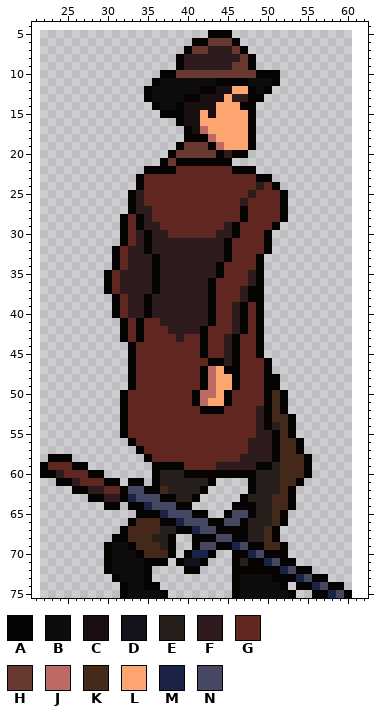
Sprite sheet -- img/player/death/1.png. Above, as it was before the edit.
The file is 39x71 pixels. Colours within 5 levels of each other are drawn and written as one. Shown: x 21..62, y 4..75. The old version is drawn lined up with the new one, on the new canvas.
Palette (. is transparent): A #050403  B #0e0c0c  C #190f10  D #14121d  E #271f1b  F #2d1b1e  G #612721  H #673931  J #bd6a62  K #452a1b  L #fca570  M #1b2447  N #464762
Pixels before (only the part around the change), first column x 21:
 4 ..........................................
 5 ......................AAA.................
 6 ....................AAHHHA................
 7 ...................AHHFFFHA...............
 8 ..................AFFFFFFFHA..............
 9 ..................AFFFFFFHHA..............
10 ................AAHHHHHHHHHHAAA...........
11 ...............ABBBBBBBAAAABBBA...........
12 ..............ABBBBBBAACCLLABA............
13 ..............ABBBBAACCCLFFAA.............
14 ...............ABBACCCCLLLAA..............
15 ................AAACCLCLLLLA..............
16 ..................ACCLLLLLLA..............
17 ...................ACJLLLLLA..............
18 ...................AAAJLLLLA..............
19 ..................AHHHAJLLLA..............
20 .................AHHHHHAFAA...............
21 ................AHAAAAAAA.................
22 ..............AAAAGGGGGGGAAA..............
23 .............AGGGGGGGGGGGGGGAA............
24 .............AGGGGGGGGGGGGGGFGA...........
25 ............AFGGGGGGGGGGGGGFGGGA..........
26 ............AFGGGGGGGGGGGGFGGGGA..........
27 ............AFFGGGGGGGGGGGAGGGGA..........
28 ...........AGAFGGGGGGGGGGGAGGGGA..........
29 ...........AGAFFGGGGGGGGFAGGGGA...........
30 ...........AGFAFFGGGGGGFFAGGGA............
31 ...........AGFAFFFFFFFFFAGGGGA............
32 ..........AGFFAFFFFFFFFFAGGGGA............
33 ..........AGFFFAFFFFFFFFAGGGA.............
34 ..........AGFFFAFFFFFFFAGGGGA.............
35 .........AGFFFFAFFFFFFFAGGGFA.............
36 .........AGFFFFAFFFFFFAGGGGFA.............
37 .........AGFFFFAFFFFFFAGGGFAA.............
38 ..........AGFFAFFFFFFFAGGGFAA.............
39 ..........AGFFAFFFFFFFAGGFAGA.............
40 ..........AGFFAFFFFFFFAGGFAGA.............
41 ...........AGAGGFFFFFFAGGFAGA.............
42 ...........AGAGGGFFFFAGGGFAGA.............
43 ...........AGAGGGGFGGAGGFAGGA.............
44 ............AGGGGGGGGAGGFAGGA.............
45 ............AGGGGGGGGAGGFAGGA.............
46 ............AGGGGGGGGGAAFAGGGA............
47 ............AGGGGGGGGAJLAAGGGA............
48 ............AGGGGGGGGAJLLAGGGAA...........
49 ............AGGGGGGGGAJLLAGGGAA...........
50 ...........AGGGGGGGGAJJLAGGGGAKA..........
51 ...........AGGGGGGGGAJLLAGGGGAKA..........
52 ...........AGGGGGGGGGAAAGGGGFAKA..........
53 ...........AGGGGGGGGGGGGGGGGFAKKA.........
54 ...........AGGGGGGGGGGGGGGGGFAEKA.........
55 ...........AGGGGGGGGGGGGGGGGFFAKA.........
56 ............AGGGGGGGGGGGGGGFFFAKKA........
57 .............AGGGGGGGGGGGGGFFFAKKA........
58 ..AAA.........AGGGGGGGGGGGFFFFAKKKA.......
59 .AGGGAA........AAAAGGGGFFFFFAAEKKKA.......
60 .AAFGGGAA......AEEEAAAAAAAAAEEEKKKA.......
61 ...AAFGGGAA.AA.AEEEEEEA....AEEEKKA........
62 .....AAFFGGANNAAKEEEEA.....AEEEKA.........
63 .......AAFFAMNNNAAEEA.....AEEEKKA.........
64 .........AA.AAMNNNAA.....AAAEEKKA.........
65 .............AAAMNNNAA..ANNAEEKA..........
66 ............AKKKAAMNNNAANNAEEEKA..........
67 ...........AKKKKEEAAMNNAAAAEEKA...........
68 ..........AAKKKEEA..AAANNAAEEKA...........
69 .........ABBAKKKEA..ANNAAMNAAKKA..........
70 .........ABBBAKKKA.AMMA..AAMNAAA..........
71 .........ABBBBAAA.ADDA...AEAAMNAA.........
72 .........ABBBBA....AA....AAAAAAMNAA.......
73 ..........ABBBA..........ABBBBAAAMNAA.....
74 ...........ABBAA.........ABBBBBA.AAMNAA...
75 ...........ABBBBA........ABBBBBBA..AAMNA..
After:
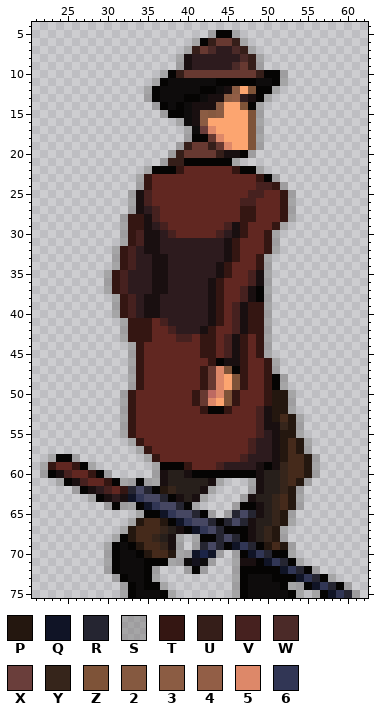
Colours new in this view: P #24170f  Q #101426  R #252531  S #7f7e7e82  T #341612  U #351e19  V #46211f  W #4b2a28  X #6a3e3b  Y #36251b  Z #7e5338  2 #855940  3 #8b5c43  4 #925e46  5 #dd8869  6 #313655
Diff:
canvas 39x71 -> 89x76, the old top-left corner now at 22,5
Changed rows in their new state; - is an unchanged pixel.
first column x 22:
 5 ---------------------S--S---------------
 6 -------------------S-U--US--------------
 7 ------------------SU-W--WUS-------------
 8 -----------------SC------WUS------------
 9 -----------------SC-----W-US------------
10 ---------------S-U---------U--S---------
11 --------------SA----------A---S---------
12 -------------SA-------B-3-ZA-S----------
13 -------------SA-----B--34-C-S-----------
14 --------------SA--B---3--Z-S------------
15 ---------------S--B-323---ZS------------
16 -----------------SB-3-----ZS------------
17 ------------------SBX5----ZS------------
18 ------------------S--H5---ZS------------
19 -----------------SU--UH5--ZS------------
20 ----------------SU----UCC-S-------------
21 ---------------SUU------S---------------
22 -------------S---T------T--S------------
23 ------------ST-------------T-S----------
24 ------------ST-------------VVTS---------
25 -----------SCV------------VV--TS--------
26 -----------SCV-----------VV---TS--------
27 -----------SC-V----------TT---TS--------
28 ----------STTCV----------TT---TS--------
29 ----------STTC-V-------VCT---TS---------
30 ----------STVCC-V-----V-CT--TS----------
31 ----------STVCC--------CT---TS----------
32 ---------STV-CC--------CT---TS----------
33 ---------STV--CC-------CT--TS-----------
34 ---------STV--CC------CT---TS-----------
35 --------STV---CC------CT--VCS-----------
36 --------STV---CC-----CT---VCS-----------
37 --------STV---CC-----CT--VC-S-----------
38 ---------STV-CC------CT--VC-S-----------
39 ---------STV-CC------CT-VCTTS-----------
40 ---------STV-CC------CT-VCTTS-----------
41 ----------STTT-V-----CT-VCTTS-----------
42 ----------STTT--V---CT--VCTTS-----------
43 ----------STTT---VV-TT-VCT-TS-----------
44 -----------ST-------TT-VCT-TS-----------
45 -----------ST-------TT-VCT-TS-----------
46 -----------ST--------T-CCT--TS----------
47 -----------ST-------TH5Z-T--TS----------
48 -----------ST-------TH5-ZT--T-S---------
49 -----------ST-------TH5-ZT--T-S---------
50 ----------ST-------TH-5ZT---TPPS--------
51 ----------ST-------TH5-ZT---TPPS--------
52 ----------ST--------T--T---VCPPS--------
53 ----------ST---------------VCP-PS-------
54 ----------ST---------------VCCYPS-------
55 ----------ST---------------V-CPPS-------
56 -----------ST-------------V--CP-PS------
57 ------------ST------------V--CP-PS------
58 -S--S--------ST----------V---CP--PS-----
59 ST--T-S-------S---T---V----C-CY--PS-----
60 S-CV--T-S-----SC--C--------C--Y--PS-----
61 --S-CV--T-SS-SSC-----CS---SC--Y-PS------
62 ----S-C-V-TR-R-PY---CS----SC--YPS-------
63 ------S-C-CQ6--R-C-CS----SC--Y-PS-------
64 --------S-SS-Q6--R-S----S--C-Y-PS-------
65 ------------S--Q6--R-S-SR-RC-YPS--------
66 -----------SP--P-Q6--R-R-RC--YPS--------
67 ----------SP---Y-C-Q6-R---C-YPS---------
68 ---------S-P--Y-CS-S--R-R-C-YPS---------
69 --------SA--P--YCS-SR-R-Q6R-P-PS--------
70 --------SA---P--PSSQ-QS-S-Q6R--S--------
71 --------SA------SSB-BS--SCC-Q6R-S-------
72 --------SA----S---S-S---S-----Q6R-S-----
73 ---------SA---S---------SA------Q6R-S---
74 ----------SA---S--------SA-----SS-Q6R-S-
75 ----------SA----S-------SA------S-S-Q6RS
Boxes around the changes in both pictures, in picture pixels (x1, y1, x2, y2):
changed: (40, 30, 360, 598)
